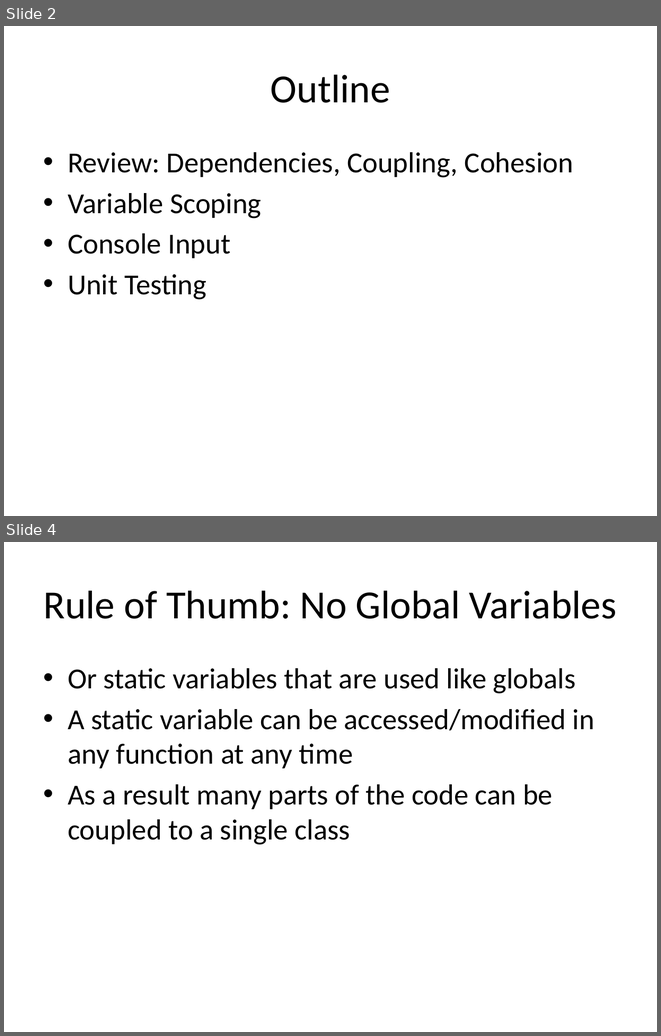
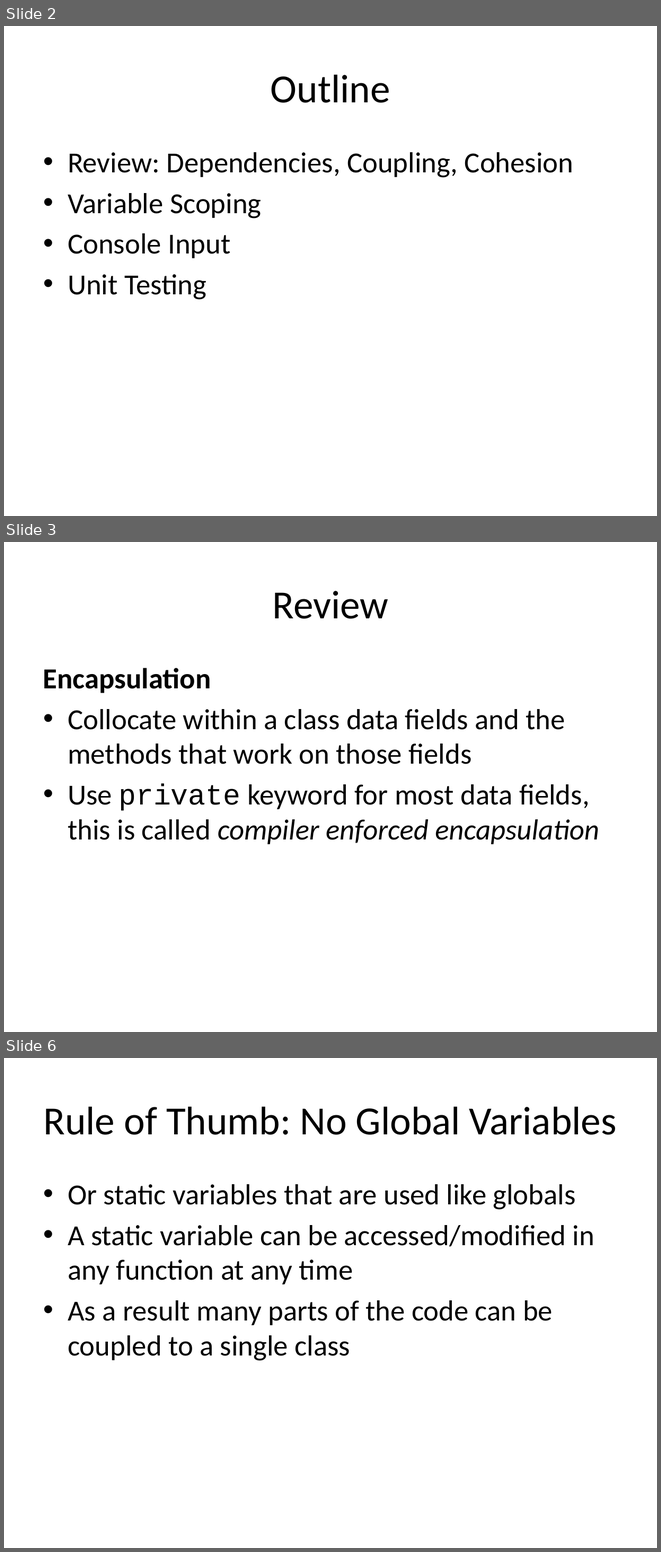
Before and after one commit to RHIT-CSSE/csse220, a slide deck: ClassMaterials/IntroToUnitTesting/Slides/UnitTesting.pptx. Shown one above the other, each under a label of ours: slides 2 and 4 before the commit, slides 2, 3 and 6 after it; the slides between them are not shown. The pictures are 661x1036 and 661x1552 pixels, drawn with LibreOffice and Linux fonts; fonts in the diff are those of the drawing. Boxes give left, top, right and bottom in pixels: in the first picture for what was removed or moved away, otherwise in the second. Text is boxed around its words. In the diff, an @@ line names an element or a change of style, - is before the commit and + after.

```diff
--- a/ClassMaterials/IntroToUnitTesting/Slides/UnitTesting.pptx
+++ b/ClassMaterials/IntroToUnitTesting/Slides/UnitTesting.pptx
@@ slide 3 added at [4,542,657,1032], background #FFFFFF @@
@@ title added at [272,591,388,619], 44 pt, text #000000 @@
+Review
@@ text added at [43,668,599,844], 32 pt, text #000000 @@
+Encapsulation
+• Collocate within a class data fields and the methods that work on those fields
+• Use private keyword for most data fields, this is called compiler enforced encapsulation
@@ what was slide 4 is now slide 6 @@
```
Also in this commit, not shown: 5 slides changed, 6 other slides added, 1 slide removed.
